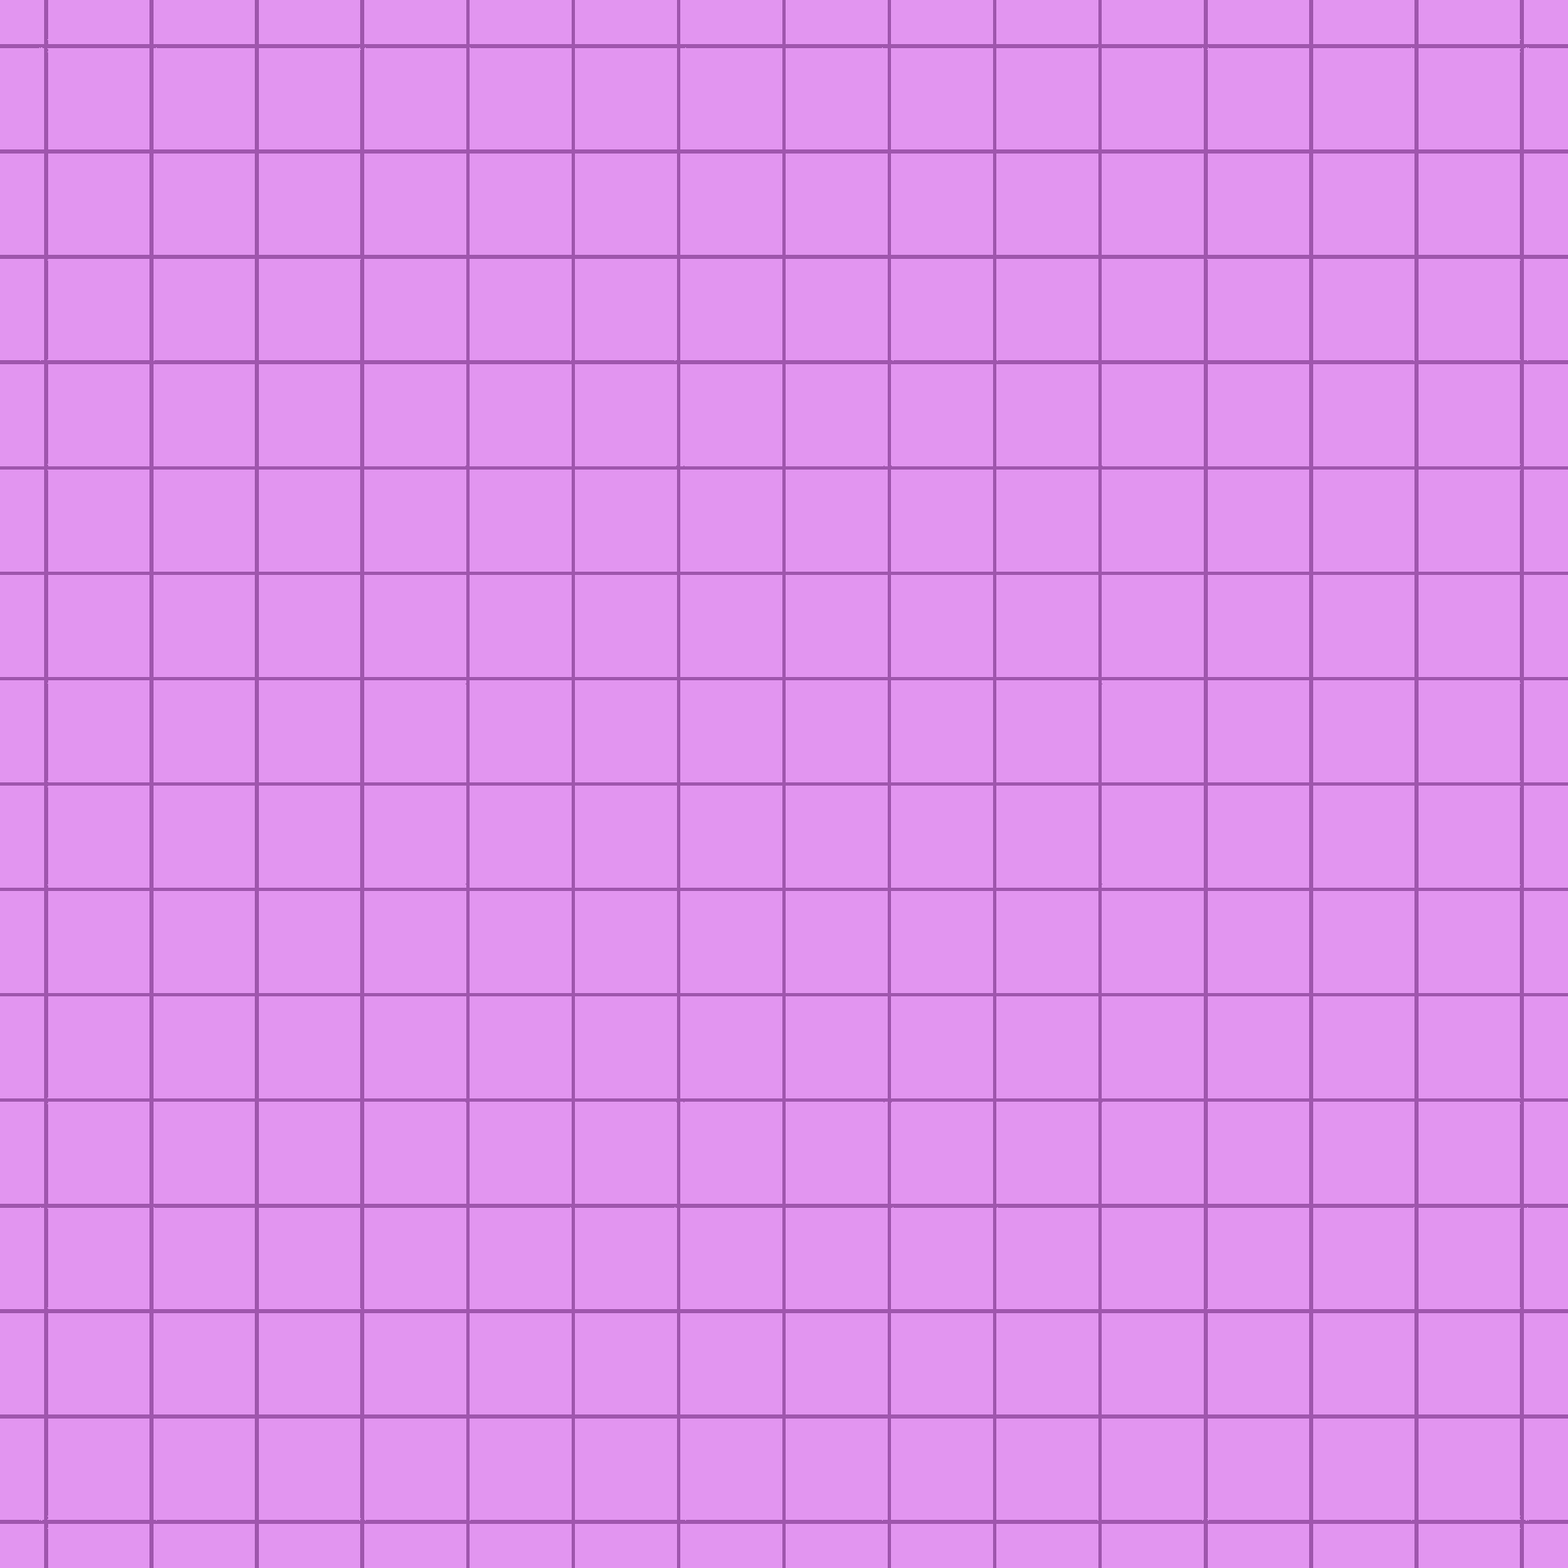
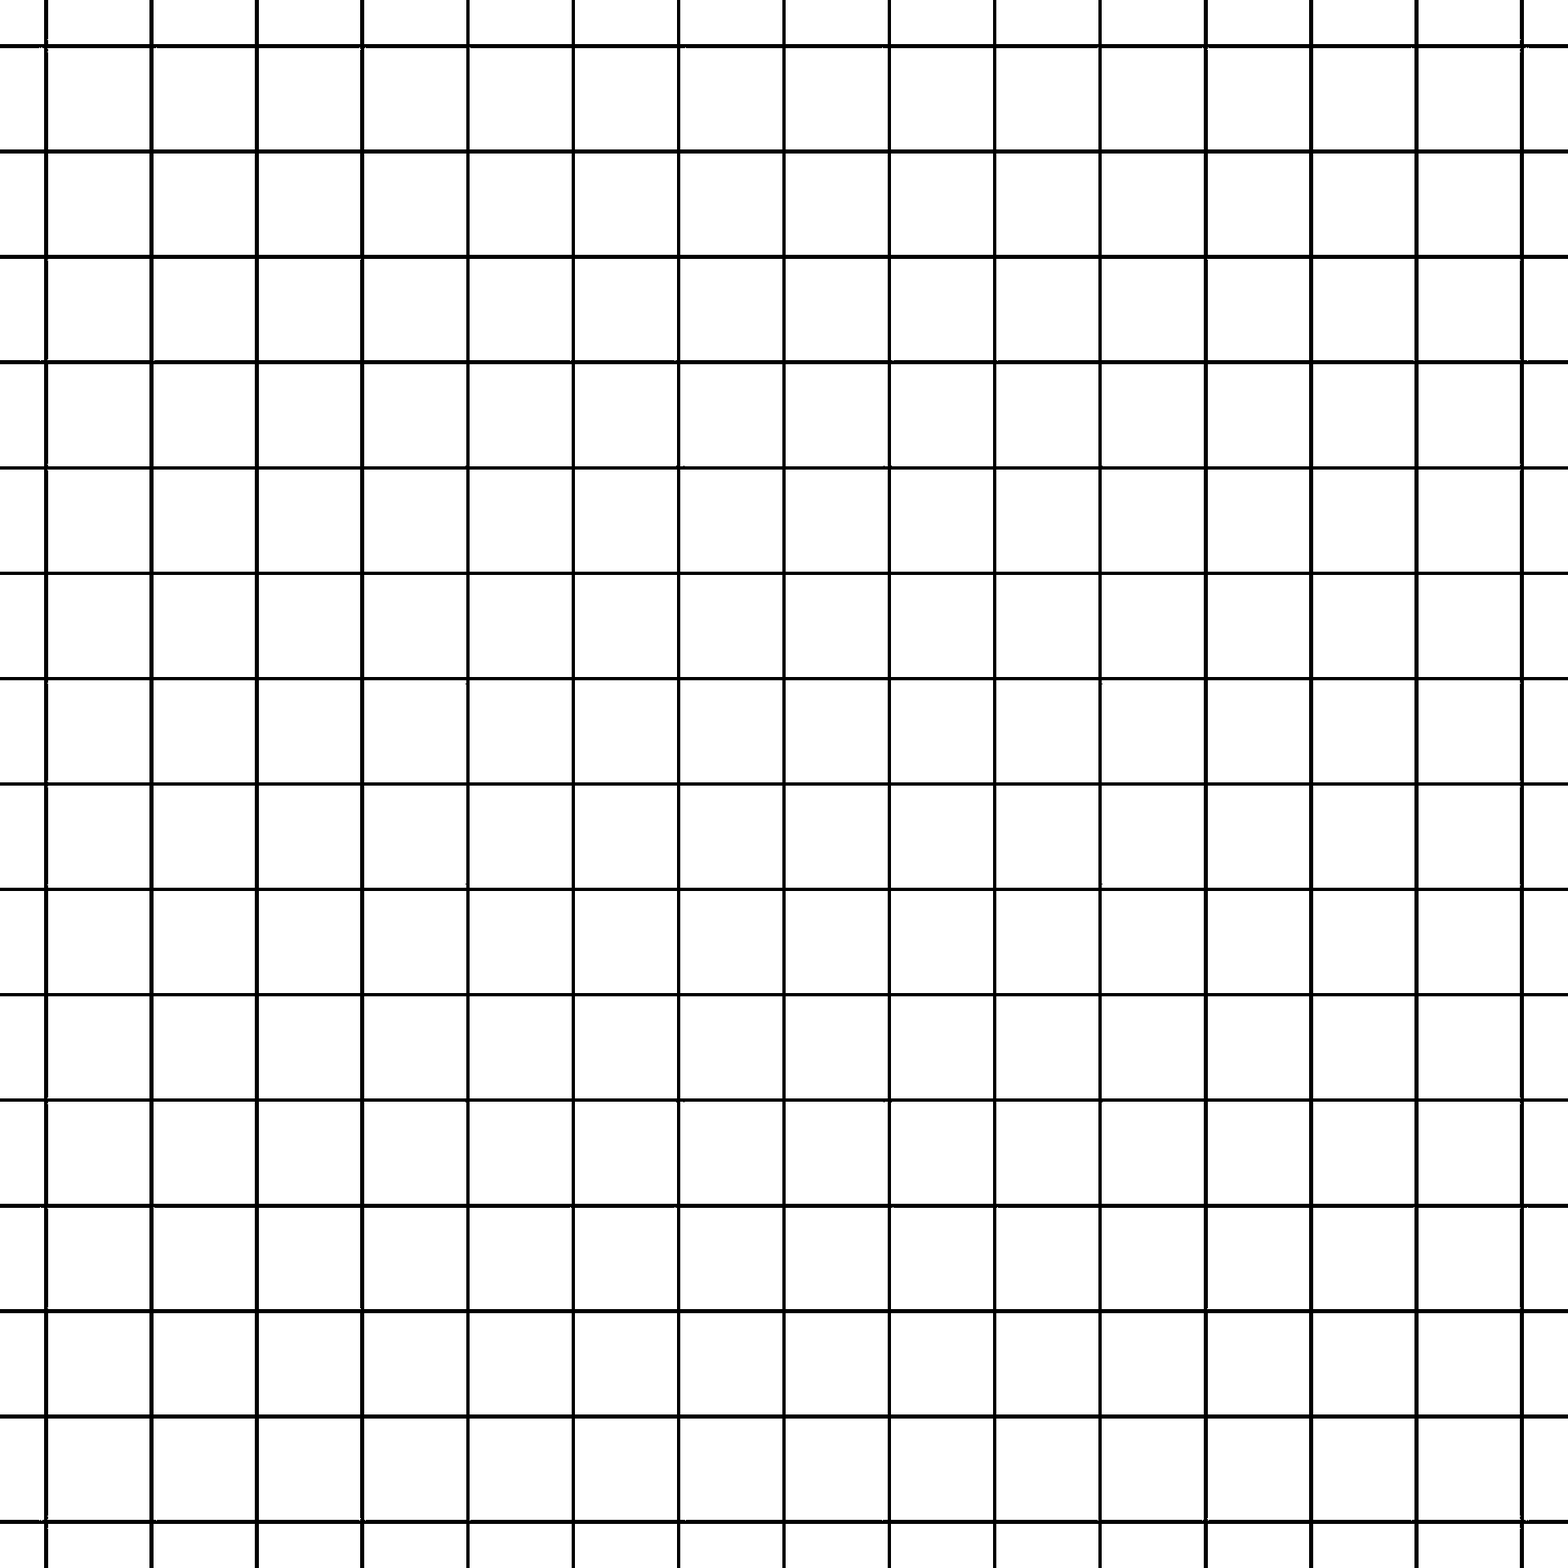
Comparing the layer stacks of the two 1568 × 1568 images. Changes:
painted on "Layer #1" over (0, 0, 1568, 1568)
painted on "Layer #2" over (0, 0, 1568, 1568)
removed layer "Background" over (0, 0, 1568, 1568)